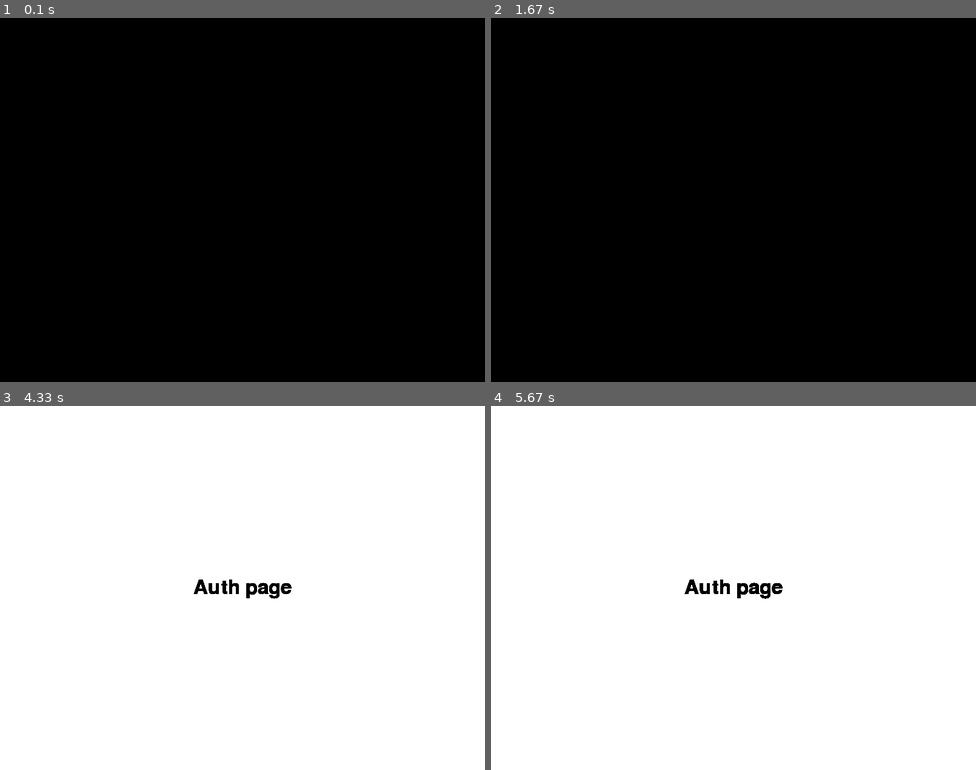
Above: before the commit, frames 1-4 (two rows, left to right).
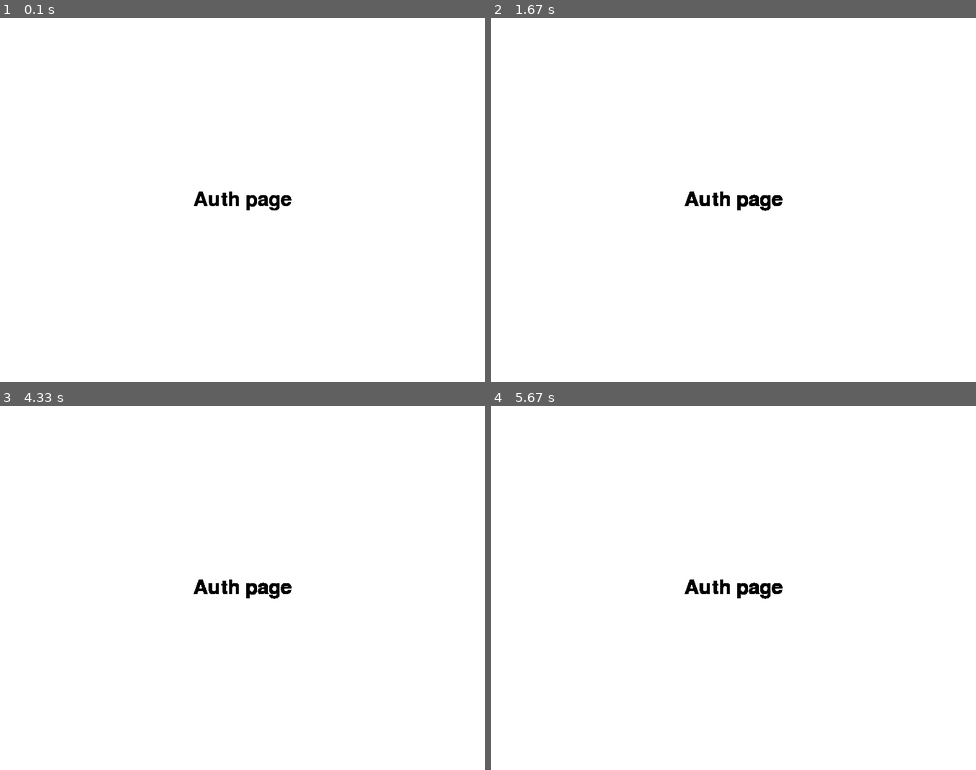
Above: after the commit, the same moments.

Repository: alechries/hhbk-project-pygame
Game: pygame game, started from start.py
Two runs of this game, one before a commit and one after it. Both use one fixed random seed, a clock stepped at 60 frames per second and the inputs below.
Inputs:
- Up to frame 1 (0.1 s): no input
- Up to frame 2 (1.67 s): no input
- Up to frame 3 (4.33 s): no input
- Up to frame 4 (5.67 s): no input

The runs differ from the first frame. In frame 1, 100% of the frame differs, in the area x 0-100%, y 0-100%; in frame 2, 100%; in frame 3, less than 0.1%; in frame 4, less than 0.1%.

Commit message:
Sound update

Diff:
--- a/models/rating.py
+++ /dev/null
@@ -1,7 +0,0 @@
-from utils.model import BaseModel
-
-
-class RatingResultModel(BaseModel):
-
-    def __init__(self):
-        super().__init__()
--- a/models/user.py
+++ b/models/user.py
@@ -5,7 +5,7 @@
 class UserModel(BaseModel):
     def __init__(self):
         super().__init__()
-        self.initialize_table()
+        self._username = None
 
     def initialize_table(self):
         create_table_query = """
@@ -13,21 +13,31 @@
             id INTEGER PRIMARY KEY AUTOINCREMENT,
             username TEXT UNIQUE NOT NULL,
             password TEXT NOT NULL,
-            games_played INTEGER DEFAULT 0
+            games_played INTEGER DEFAULT 0,
+            best_result_checkers INTEGER DEFAULT 0,
+            best_result_chess INTEGER DEFAULT 0,
+            logged_in INTEGER DEFAULT 0
         );
         """
         self.execute_query(create_table_query)
 
     def get_fields(self) -> list:
-        return ['id', 'username', 'password', 'games_played']
+        return ['id', 'username', 'password', 'games_played', 'best_result_checkers', 'best_result_chess', 'logged_in']
 
     def add_user(self, username: str, password: str):
         hashed_password = self.hash_password(password)
-        add_user_query = "INSERT INTO users (username, password, games_played) VALUES (?, ?, ?);"
-        self.execute_query(add_user_query, (username, hashed_password, 0))
+        add_user_query = "INSERT INTO users (username, password, games_played, best_result_checkers, best_result_chess, logged_in) VALUES (?, ?, ?, ?, ?, ?);"
+        self.execute_query(add_user_query, (username, hashed_password, 0, 0, 0, 0))
 
     def hash_password(self, password: str) -> str:
         return hashlib.sha256(password.encode()).hexdigest()
+
+    def login(self, username: str, password: str) -> bool:
+        if self.check_password(username, password):
+            self._username = username
+            self.logged_in = True
+            return True
+        return False
 
     def get_user(self, username: str):
         get_user_query = "SELECT * FROM users WHERE username = ?;"
@@ -43,3 +53,58 @@
             stored_hashed_password = user_data[0][2]
             return self.hash_password(password) == stored_hashed_password
         return False
+
+    @property
+    def games_played(self):
+        if self.logged_in and self._username:
+            user_data = self.get_user(self._username)
+            return user_data[0][3]
+        return None
+
+    @games_played.setter
+    def games_played(self, value: int):
+        if self.logged_in and self._username:
+            self.update_games_played(self._username, value)
+
+    @property
+    def best_result_checkers(self):
+        if self.logged_in and self._username:
+            user_data = self.get_user(self._username)
+            return user_data[0][4]
+        return None
+
+    @best_result_checkers.setter
+    def best_result_checkers(self, value: int):
+        if self.logged_in and self._username:
+            update_query = "UPDATE users SET best_result_checkers = ? WHERE username = ?;"
+            self.execute_query(update_query, (value, self._username))
+
+    @property
+    def best_result_chess(self):
+        if self.logged_in and self._username:
+            user_data = self.get_user(self._username)
+            return user_data[0][5]
+        return None
+
+    @best_result_chess.setter
+    def best_result_chess(self, value: int):
+        if self.logged_in and self._username:
+            update_query = "UPDATE users SET best_result_chess = ? WHERE username = ?;"
+            self.execute_query(update_query, (value, self._username))
+
+    @property
+    def logged_in(self):
+        if self._username:
+            user_data = self.get_user(self._username)
+            return user_data[0][6] == 1
+        return False
+
+    @logged_in.setter
+    def logged_in(self, value: bool):
+        if self._username:
+            if value:
+                update_all_query = "UPDATE users SET logged_in = 0 WHERE logged_in = 1;"
+                self.execute_query(update_all_query)
+
+            update_query = "UPDATE users SET logged_in = ? WHERE username = ?;"
+            self.execute_query(update_query, (1 if value else 0, self._username))
--- a/modules/auth.py
+++ b/modules/auth.py
@@ -2,6 +2,7 @@
 from pygame.event import Event
 from pygame.mixer import Sound
 
+from utils.sound import SoundManager
 from utils.start_app import start_app
 from time import sleep
 
@@ -11,10 +12,8 @@
     def __init__(self):
         super().__init__()
 
-        sound = Sound('assets/sounds/auth/loaded.mp3')
-        sound.play()
-        sleep(4)
-        sound.stop()
+        sound = SoundManager()
+        sound.play('auth/app_shutdown.mp3')
 
     def draw(self):
         text = self.DEFAULT_FONT.render('Auth page', True, self.thema.text)
@@ -25,8 +24,8 @@
         pass
 
     def exit_event(self):
-        sound = Sound('assets/sounds/auth/app_shutdown.mp3')
-        sound.play()
+        sound = SoundManager()
+        sound.play('auth/app_shutdown.mp3')
         sleep(1)
 
 
--- a/start.py
+++ b/start.py
@@ -1,10 +1,10 @@
 import pygame
 from modules.auth import AuthPage
 from utils.start_app import start_app
-from models.user import UserModel
+from utils.model import BaseModel
 
 pygame.init()
 
 if __name__ == "__main__":
-    user = UserModel()
+    BaseModel.initialize_tables()
     start_app(AuthPage())
--- a/utils/config.py
+++ b/utils/config.py
@@ -6,9 +6,11 @@
 
     def __init__(self):
 
+        self.images_dir: str = 'assets/images/'
+        self.sound_dir: str = 'assets/sounds/'
         self.__db_name: str = 'game_database.sqlite3'
         self.__app_name: str = 'My Game'
-        self.__sound_volume: int = 0
+        self.__sound_volume: float = 1  # 0.0 to 1.0
         self.__game_difficulty_level: int = 3
         self.__screen_width: int = 800
         self.__screen_height: int = 600
@@ -23,7 +25,7 @@
         return self.__db_name
 
     @property
-    def sound_volume(self) -> int:
+    def sound_volume(self) -> float:
         return self.__sound_volume
 
     @property
--- a/utils/model.py
+++ b/utils/model.py
@@ -1,6 +1,10 @@
 import sqlite3
 from sqlite3 import Connection
 from utils.config import Config
+import os
+import inspect
+import importlib
+from pathlib import Path
 
 
 class BaseModel:
@@ -8,6 +12,23 @@
         self.config = Config()
         self.db_name = self.config.db_name
         self.conn = self.connect()
+
+    @staticmethod
+    def initialize_tables():
+        models_path = Path(__file__).parent.parent / "models"
+
+        for file in models_path.glob("*.py"):
+            if file.name == "__init__.py":
+                continue
+
+            module_name = f"models.{file.stem}"
+            module = importlib.import_module(module_name)
+
+            for name, obj in inspect.getmembers(module, inspect.isclass):
+
+                if issubclass(obj, BaseModel) and obj is not BaseModel:
+                    instance = obj()
+                    instance.initialize_table()
 
     def connect(self) -> Connection:
         return sqlite3.connect(self.db_name)
--- /dev/null
+++ b/utils/sound.py
@@ -0,0 +1,23 @@
+from pygame.mixer import Sound
+from os import path
+
+from utils.config import Config
+
+
+class SoundManager:
+
+    def __init__(self):
+        self.config = Config()
+        self.last_sound = None
+
+    def play(self, file_path=''):
+        file_path = path.join(self.config.sound_dir, file_path)
+        if path.exists(file_path):
+            sound = Sound(file_path)
+            self.last_sound = sound
+            sound.set_volume(self.config.sound_volume)
+            sound.play()
+
+    def stop(self):
+        if self.last_sound is not None:
+            self.last_sound.stop()
Empty file added: models/__init__.py
